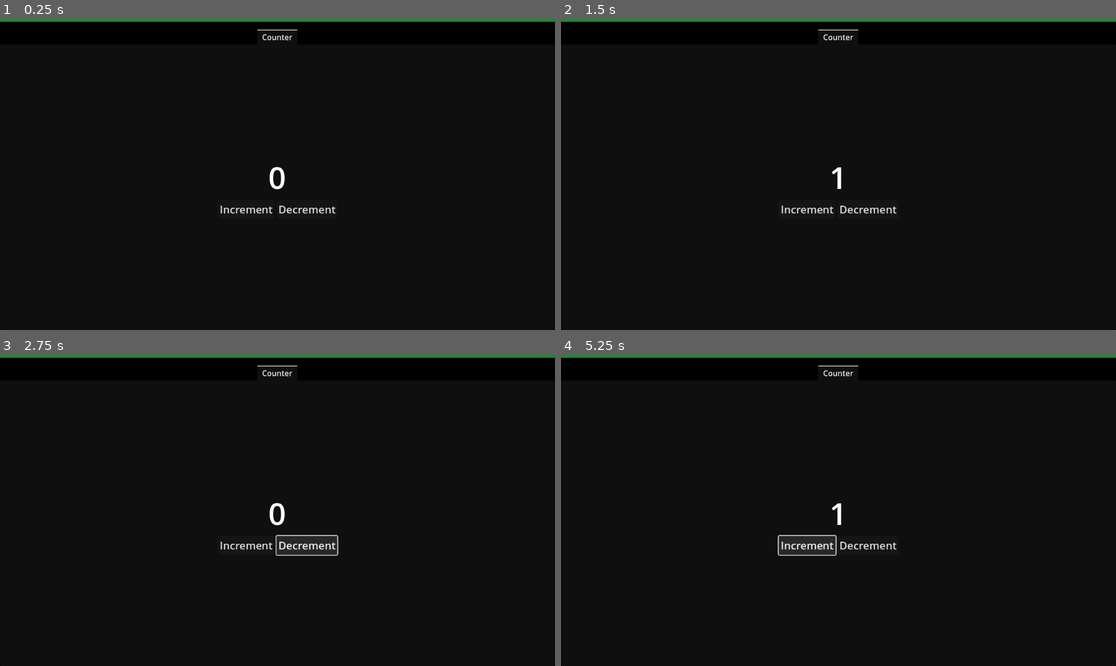
Above: before the commit, frames 1-4 (two rows, left to right).
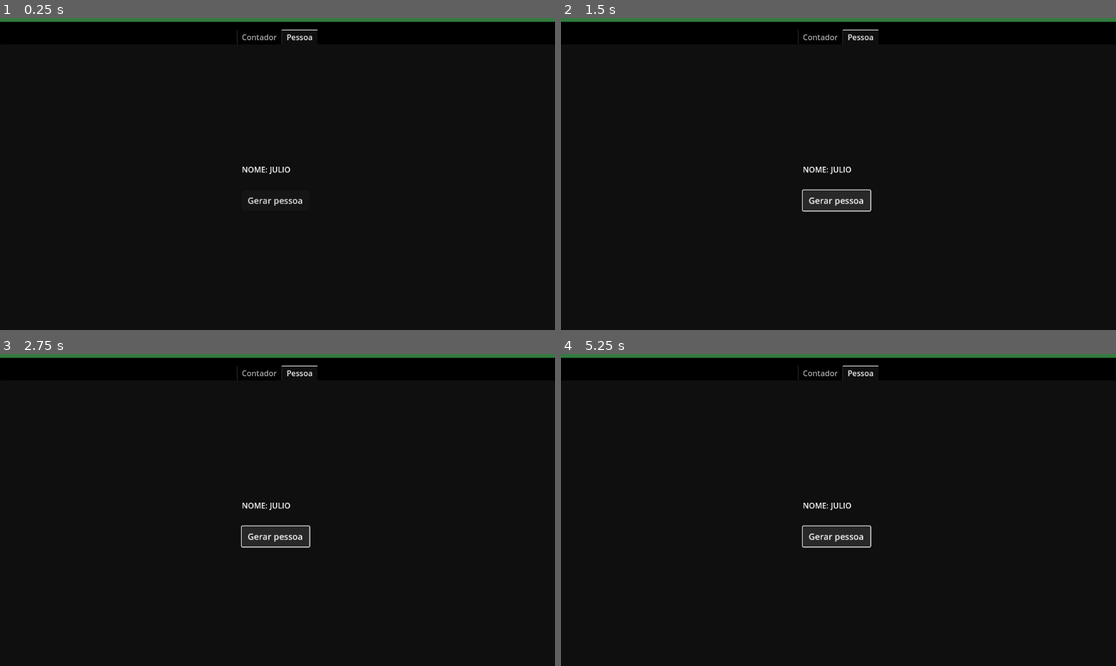
Above: after the commit, the same moments.

Repository: jcmljunior/godot-redux
Game: Godot game, scene res://features/counter/scenes/counter.tscn
Two runs of this game, one before a commit and one after it. Both use one fixed random seed, a clock stepped at 60 frames per second and the inputs below.
Inputs (mouse positions are in pixels of both pictures, inside the frame that each line leads up to):
- Up to frame 1 (0.25 s): no input
- Up to frame 2 (1.5 s): click (805, 208) at 0.5 s, where only the run before the commit has a clickable "Increment"; click (838, 198) at 1.25 s, where only the run after the commit has a clickable "Gerar pessoa"
- Up to frame 3 (2.75 s): click (305, 544) at 2 s, where only the run before the commit has a clickable "Decrement"
- Up to frame 4 (5.25 s): click (805, 544) at 2.75 s, where only the run before the commit has a clickable "Increment"; click (838, 534) at 3.5 s, where only the run after the commit has a clickable "Gerar pessoa"; click (866, 544) at 4.25 s, where only the run before the commit has a clickable "Decrement"; click (805, 544) at 5 s, where only the run before the commit has a clickable "Increment"

The runs differ from the first frame. In frame 1, 0.8% of the frame differs, in the area x 39-61%, y 3-63%; in frame 2, 1.2%; in frame 3, 1.6%, in the area x 39-61%, y 3-65%; in frame 4, 1.6%.
Error after the commit: Parse Error: Identifier "PeopleReducer" not declared in the current scope. (res://features/counter/scripts/counter.gd:13)

Commit message:
inserido novo caso de uso

Diff:
--- a/features/counter/scenes/counter.tscn
+++ b/features/counter/scenes/counter.tscn
@@ -1,8 +1,10 @@
-[gd_scene load_steps=3 format=3 uid="uid://b2n3w22lwv5mi"]
+[gd_scene load_steps=4 format=3 uid="uid://b2n3w22lwv5mi"]
 
 [ext_resource type="Script" path="res://features/counter/scripts/counter.gd" id="1_be26f"]
 
 [sub_resource type="StyleBoxEmpty" id="StyleBoxEmpty_hh860"]
+
+[sub_resource type="StyleBoxEmpty" id="StyleBoxEmpty_fo03q"]
 
 [node name="Counter" type="Control"]
 layout_mode = 3
@@ -47,11 +49,13 @@
 [node name="TabContainer" type="TabContainer" parent="PanelContainer/MarginContainer"]
 layout_mode = 2
 tab_alignment = 1
+current_tab = 1
 
-[node name="Counter" type="TabBar" parent="PanelContainer/MarginContainer/TabContainer"]
+[node name="Contador" type="TabBar" parent="PanelContainer/MarginContainer/TabContainer"]
+visible = false
 layout_mode = 2
 
-[node name="BoxContainer" type="BoxContainer" parent="PanelContainer/MarginContainer/TabContainer/Counter"]
+[node name="BoxContainer" type="BoxContainer" parent="PanelContainer/MarginContainer/TabContainer/Contador"]
 layout_mode = 1
 anchors_preset = 15
 anchor_right = 1.0
@@ -60,38 +64,90 @@
 grow_vertical = 2
 alignment = 1
 
-[node name="MarginContainer" type="MarginContainer" parent="PanelContainer/MarginContainer/TabContainer/Counter/BoxContainer"]
+[node name="MarginContainer" type="MarginContainer" parent="PanelContainer/MarginContainer/TabContainer/Contador/BoxContainer"]
 layout_mode = 2
 theme_override_constants/margin_left = 24
 theme_override_constants/margin_right = 24
 
-[node name="BoxContainer" type="BoxContainer" parent="PanelContainer/MarginContainer/TabContainer/Counter/BoxContainer/MarginContainer"]
+[node name="BoxContainer" type="BoxContainer" parent="PanelContainer/MarginContainer/TabContainer/Contador/BoxContainer/MarginContainer"]
 layout_mode = 2
 alignment = 1
 vertical = true
 
-[node name="GridContainer" type="GridContainer" parent="PanelContainer/MarginContainer/TabContainer/Counter/BoxContainer/MarginContainer/BoxContainer"]
+[node name="GridContainer" type="GridContainer" parent="PanelContainer/MarginContainer/TabContainer/Contador/BoxContainer/MarginContainer/BoxContainer"]
 layout_mode = 2
 
-[node name="CounterLabel" type="Label" parent="PanelContainer/MarginContainer/TabContainer/Counter/BoxContainer/MarginContainer/BoxContainer/GridContainer"]
+[node name="CounterLabel" type="Label" parent="PanelContainer/MarginContainer/TabContainer/Contador/BoxContainer/MarginContainer/BoxContainer/GridContainer"]
 layout_mode = 2
 theme_override_font_sizes/font_size = 64
 text = "0"
 horizontal_alignment = 1
 
-[node name="GridContainer" type="GridContainer" parent="PanelContainer/MarginContainer/TabContainer/Counter/BoxContainer/MarginContainer/BoxContainer/GridContainer"]
+[node name="GridContainer" type="GridContainer" parent="PanelContainer/MarginContainer/TabContainer/Contador/BoxContainer/MarginContainer/BoxContainer/GridContainer"]
 layout_mode = 2
 columns = 2
 
-[node name="IncrementButton" type="Button" parent="PanelContainer/MarginContainer/TabContainer/Counter/BoxContainer/MarginContainer/BoxContainer/GridContainer/GridContainer"]
+[node name="IncrementButton" type="Button" parent="PanelContainer/MarginContainer/TabContainer/Contador/BoxContainer/MarginContainer/BoxContainer/GridContainer/GridContainer"]
 layout_mode = 2
 theme_override_font_sizes/font_size = 22
-text = "Increment"
+text = "Incrementar"
 
-[node name="DecrementButton" type="Button" parent="PanelContainer/MarginContainer/TabContainer/Counter/BoxContainer/MarginContainer/BoxContainer/GridContainer/GridContainer"]
+[node name="DecrementButton" type="Button" parent="PanelContainer/MarginContainer/TabContainer/Contador/BoxContainer/MarginContainer/BoxContainer/GridContainer/GridContainer"]
 layout_mode = 2
 theme_override_font_sizes/font_size = 22
-text = "Decrement"
+text = "Decrementar"
 
-[connection signal="pressed" from="PanelContainer/MarginContainer/TabContainer/Counter/BoxContainer/MarginContainer/BoxContainer/GridContainer/GridContainer/IncrementButton" to="." method="_on_increment_button_pressed"]
-[connection signal="pressed" from="PanelContainer/MarginContainer/TabContainer/Counter/BoxContainer/MarginContainer/BoxContainer/GridContainer/GridContainer/DecrementButton" to="." method="_on_decrement_button_pressed"]
+[node name="Pessoa" type="TabBar" parent="PanelContainer/MarginContainer/TabContainer"]
+layout_mode = 2
+
+[node name="MarginContainer" type="MarginContainer" parent="PanelContainer/MarginContainer/TabContainer/Pessoa"]
+layout_mode = 1
+anchors_preset = 15
+anchor_right = 1.0
+anchor_bottom = 1.0
+grow_horizontal = 2
+grow_vertical = 2
+theme_override_constants/margin_left = 24
+theme_override_constants/margin_top = 24
+theme_override_constants/margin_right = 32
+theme_override_constants/margin_bottom = 24
+
+[node name="BoxContainer" type="BoxContainer" parent="PanelContainer/MarginContainer/TabContainer/Pessoa/MarginContainer"]
+layout_mode = 2
+alignment = 1
+
+[node name="VBoxContainer" type="VBoxContainer" parent="PanelContainer/MarginContainer/TabContainer/Pessoa/MarginContainer/BoxContainer"]
+layout_mode = 2
+alignment = 1
+
+[node name="HBoxContainer" type="HBoxContainer" parent="PanelContainer/MarginContainer/TabContainer/Pessoa/MarginContainer/BoxContainer/VBoxContainer"]
+layout_mode = 2
+
+[node name="PeopleNameLabel" type="Label" parent="PanelContainer/MarginContainer/TabContainer/Pessoa/MarginContainer/BoxContainer/VBoxContainer/HBoxContainer"]
+layout_mode = 2
+text = "Nome:"
+horizontal_alignment = 1
+vertical_alignment = 1
+uppercase = true
+
+[node name="PeopleNameLabel2" type="Label" parent="PanelContainer/MarginContainer/TabContainer/Pessoa/MarginContainer/BoxContainer/VBoxContainer/HBoxContainer"]
+layout_mode = 2
+text = "Julio"
+horizontal_alignment = 1
+vertical_alignment = 1
+uppercase = true
+
+[node name="HSeparator" type="HSeparator" parent="PanelContainer/MarginContainer/TabContainer/Pessoa/MarginContainer/BoxContainer/VBoxContainer"]
+layout_mode = 2
+theme_override_constants/separation = 24
+theme_override_styles/separator = SubResource("StyleBoxEmpty_fo03q")
+
+[node name="PeopleButton" type="Button" parent="PanelContainer/MarginContainer/TabContainer/Pessoa/MarginContainer/BoxContainer/VBoxContainer"]
+custom_minimum_size = Vector2(140, 42)
+layout_mode = 2
+theme_override_font_sizes/font_size = 18
+text = "Gerar pessoa"
+
+[connection signal="pressed" from="PanelContainer/MarginContainer/TabContainer/Contador/BoxContainer/MarginContainer/BoxContainer/GridContainer/GridContainer/IncrementButton" to="." method="_on_increment_button_pressed"]
+[connection signal="pressed" from="PanelContainer/MarginContainer/TabContainer/Contador/BoxContainer/MarginContainer/BoxContainer/GridContainer/GridContainer/DecrementButton" to="." method="_on_decrement_button_pressed"]
+[connection signal="pressed" from="PanelContainer/MarginContainer/TabContainer/Pessoa/MarginContainer/BoxContainer/VBoxContainer/PeopleButton" to="." method="_on_people_button_pressed"]
--- a/features/counter/scripts/counter.gd
+++ b/features/counter/scripts/counter.gd
@@ -1,13 +1,16 @@
 extends Control
 
 @onready
-var counter_label = $PanelContainer/MarginContainer/TabContainer/Counter/BoxContainer/MarginContainer/BoxContainer/GridContainer/CounterLabel
+var counter_label = $PanelContainer/MarginContainer/TabContainer/Contador/BoxContainer/MarginContainer/BoxContainer/GridContainer/CounterLabel
+@onready
+var people_name_label_2 = $PanelContainer/MarginContainer/TabContainer/Pessoa/MarginContainer/BoxContainer/VBoxContainer/HBoxContainer/PeopleNameLabel2
 
-var setup = preload("res://features/store/scripts/store.gd").new().get_instance()
+var setup = Store.get_instance()
 
 
 func _ready() -> void:
 	setup.get("register").call(CounterReducer.initial_setup)
+	setup.get("register").call(PeopleReducer.initial_setup)
 
 	# Chave de armazenamento.
 	# Ações onde será executado.
@@ -20,6 +23,10 @@
 		"load"
 	)
 
+	setup.get("add_listener").call(
+		"people", [PeopleConstants.PEOPLE_SET_NAME], _on_update_people, "load"
+	)
+
 	#setup.get("remove_listener").call(_on_update_counter)
 
 
@@ -29,9 +36,15 @@
 	return true
 
 
-func _on_update_player(current_state, next_state) -> bool:
-	print(current_state)
-	print(next_state)
+func _on_update_people(current_state, next_state) -> bool:
+	people_name_label_2.text = str(next_state.get("name"))
+
+	print(
+		(
+			"A função people_set_name foi executada modificando o estado de: %s para: %s."
+			% [current_state.get("name"), next_state.get("name")]
+		)
+	)
 
 	return true
 
@@ -46,3 +59,9 @@
 	setup.get("dispatch").call(
 		[CounterActions.decrement_counter(setup.get("get_state").get("counter"))]
 	)
+
+
+func _on_people_button_pressed():
+	setup.get("dispatch").call(
+		[PeopleActions.people_set_name(setup.get("get_state").get("people").get("name"))]
+	)
--- /dev/null
+++ b/features/people/actions/people_actions.gd
@@ -0,0 +1,32 @@
+extends Node
+
+@warning_ignore("shadowed_variable_base_class")
+
+
+func generate_people(state: String) -> String:
+	var peoples: Array = [
+		"Patrícia",
+		"Letícia",
+		"Marcela",
+		"Adriane",
+		"Renata",
+		"Cláudia",
+		"Mônica",
+		"Viviane",
+	]
+	peoples = peoples.filter(func(name: String): return name != state)
+
+	return peoples[randi() % peoples.size()]
+
+
+func people_set_name(name: String) -> Dictionary:
+	return {
+		"type": PeopleConstants.PEOPLE_SET_NAME,
+		"payload":
+		{
+			"people":
+			{
+				"name": generate_people(name),
+			}
+		}
+	}
--- /dev/null
+++ b/features/people/constants/people_constants.gd
@@ -0,0 +1,3 @@
+extends Node
+
+const PEOPLE_SET_NAME: String = "PEOPLE_SET_NAME"
--- /dev/null
+++ b/features/people/reducers/people_reducer.gd
@@ -0,0 +1,31 @@
+extends Node
+
+@onready var initial_setup: Dictionary = {
+	"state":
+	{
+		"name": "",
+		"age": 0,
+	},
+	"method": people_reducer,
+	"accept_action": [PeopleConstants.PEOPLE_SET_NAME],
+	"listeners": []
+}
+
+
+func people_reducer(state: Dictionary, action: Dictionary) -> Dictionary:
+	var new_state = Store.shallow_copy(state)
+
+	match action.get("type"):
+		PeopleConstants.PEOPLE_SET_NAME:
+			new_state["name"] = (
+				PeopleActions
+				. people_set_name(action.get("payload").get("people").get("name"))
+				. get("payload")
+				. get("people")
+				. get("name")
+			)
+
+			return new_state
+
+		_:
+			return state
--- a/features/store/scripts/store.gd
+++ b/features/store/scripts/store.gd
@@ -5,8 +5,7 @@
 	ON_LOAD,
 }
 
-
-var instance: Callable = func() -> Dictionary:
+func get_instance() -> Dictionary:
 	var state: Dictionary = {}
 	var store: Dictionary = {}
 	var changed_state: Array = []
@@ -52,16 +51,16 @@
 					if not "accept_action" in store[key]:
 						continue
 
+					# ...
+					if not action.get("type") in store.get(key).get("accept_action"):
+						continue
+
 					var current_state: Variant = state.get(key)
 					var next_state: Variant = store[key].get("method").call(current_state, action)
-
-					#print(current_state)
-					#print(next_state)
 
 					# Finaliza o laço segundário caso não haja mudança de estado a ser computada.
 					if str(current_state) == str(next_state):
 						break
-
 
 					if not typeof(next_state) == TYPE_DICTIONARY:
 						changed_state.append_array([
@@ -76,12 +75,9 @@
 							if next_state[index] == current_state[index]:
 								continue
 
-							changed_state.append({
-								index: [
-									current_state,
-									next_state,
-								]
-							})
+							changed_state.append_array([
+								current_state, next_state
+							])
 
 						response = func(): state[key] = shallow_merge(next_state, current_state)
 
@@ -101,8 +97,6 @@
 
 						if not listener.get("method").callv(changed_state):
 							return
-
-			#print(changed_state)
 
 			# Retorna a instancia com acesso as funções.
 			return self.get_instance(),
@@ -126,11 +120,9 @@
 			return self.instance.call(),
 
 		"get_state": state,
+
+		"get_store": store,
 	}
-
-
-func get_instance() -> Dictionary:
-	return instance.call()
 
 # Essa função é usada para cópia de dicionários.
 func shallow_copy(dict: Dictionary) -> Dictionary:
